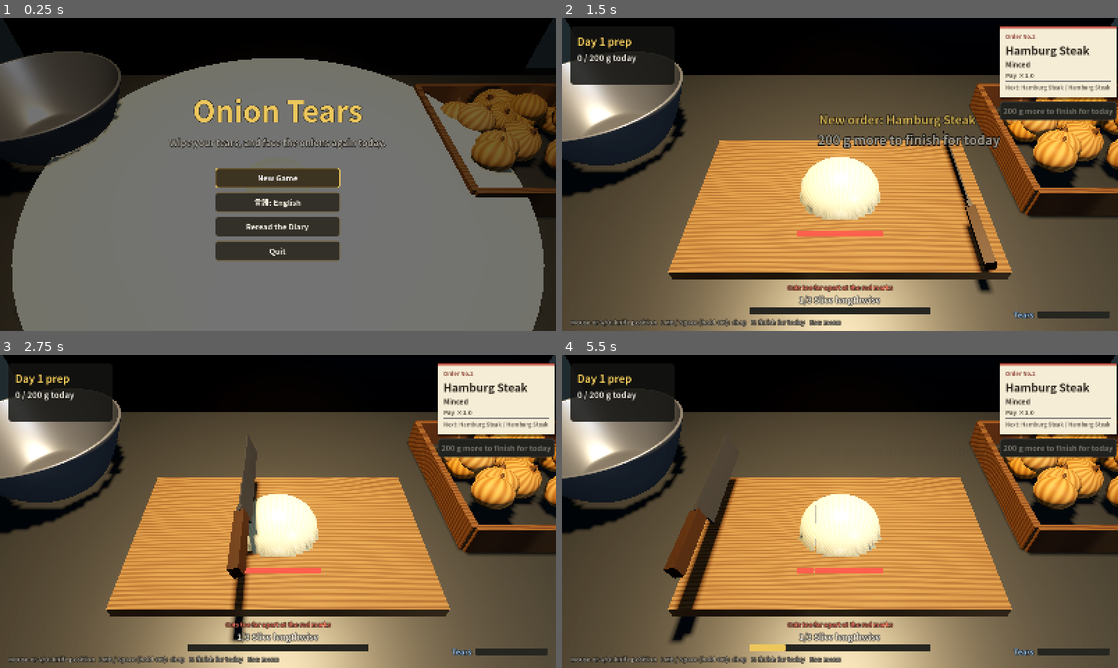
Above: before the commit, frames 1-4 (two rows, left to right).
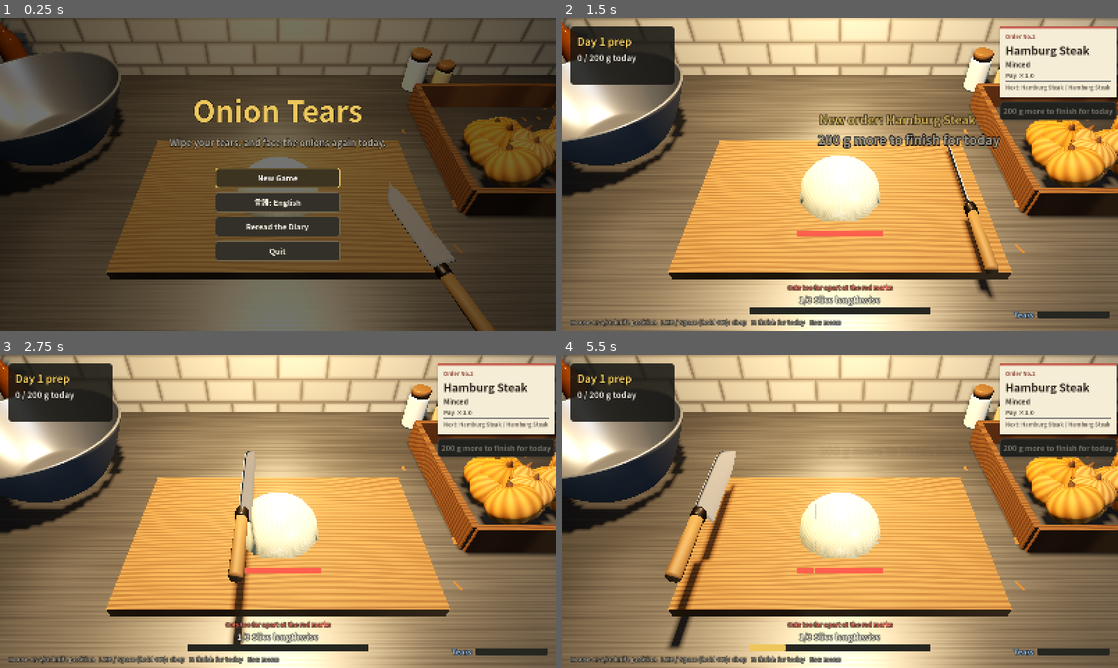
Above: after the commit, the same moments.

Repository: decopon-7/-
Game: Godot game, scene res://scenes/main.tscn
Two runs of this game, one before a commit and one after it. Both use one fixed random seed, a clock stepped at 60 frames per second and the inputs below.
Inputs (mouse positions are in pixels of both pictures, inside the frame that each line leads up to):
- Up to frame 1 (0.25 s): no input
- Up to frame 2 (1.5 s): click "New Game" at 0.5 s; tap Enter at 1.25 s; move the mouse to (962, 158) at 1.27 s; hold D (knife_right) from 1.28 s (still down); hold E (end_day) from 1.28 s (still down); click (962, 158) at 1.42 s
- Up to frame 3 (2.75 s): tap Space (chop) at 1.52 s; release D (knife_right) at 2 s; release E (end_day) at 2 s; drag from (166, 527) to (250, 574) at 2.02 s
- Up to frame 4 (5.5 s): move the mouse to (895, 442) at 2.77 s; hold D (knife_right) 2.78-3.5 s; hold E (end_day) 2.78-3.5 s; drag from (812, 574) to (673, 464) at 3.52 s; move the mouse to (1006, 558) at 4.27 s; hold A (knife_left) 4.28-5 s; hold E (end_day) 4.28-5 s; tap Space (chop) at 4.52 s; drag from (673, 464) to (756, 433) at 5.02 s

The runs differ from the first frame. In frame 1, 76% of the frame differs, in the area x 0-100%, y 0-100%; in frame 2, 65%; in frame 3, 67%; in frame 4, 67%.

Commit message:
見た目の改善（第3弾）：牛刀の包丁と台所の背景
- 包丁を牛刀の形のメッシュに（刃先の反り・峰の下がり・切刃の帯）、八角形の柄と口金
- 奥の壁にタイル、ヘアラインのステンレス調理台、手元の小物（木べら・油・瓶・ふきん・薄皮）
- 包丁の作り直しのたびに粒子ノードが増えていく不具合を修正
- タイトル画面でボウルの中身が巨大な円盤に見える不具合を修正
- 確認用スクショの称号スキン指定を、実績解除経由にして上書きされないようにした

Co-Authored-By: Claude Opus 5.5 <noreply@anthropic.com>
Claude-Session: https://claude.ai/code/session_01Fz9qy8KHkDBY9XhjKQFu2R

Diff:
--- a/scripts/dev_screenshot.gd
+++ b/scripts/dev_screenshot.gd
@@ -5,7 +5,7 @@
 #   fresh: 1回も切っていない、まっさらな玉ねぎ（回転・スケールが落ち着いた状態）
 #   complete: 1品を完成させ、ヒットストップ・きらめき演出まで通す
 #   golden: 「幸運の玉ねぎ」の見た目を確認する（本番は確率抽選、ここでは強制的に出す）
-#   knife: 包丁のLv別の見た目を確認する（--knife_lv=0〜5 で指定、省略時は5＝最大Lv）
+#   knife: 包丁のLv別の見た目を確認する（--knife_lv=0〜5 で指定、省略時は5＝最大Lv。--close=1 で横から寄る）
 #   gear: ゴーグル・フードプロセッサー・包丁をまとめて確認する
 #         （--gear_lv=0〜5 で全道具のLv、--skin=0〜3 で称号スキンを指定。省略時はLv5・称号なし）
 #   achievements: 実績一覧画面を確認する（--skin=0〜3 で称号を指定可能）
@@ -95,9 +95,16 @@
 		GameState.levels["knife"] = lv
 		main._rebuild_knife_visual()
 		main._knife_x = main.onion.global_position.x
+		if _args.get("close", "0") == "1":
+			# 包丁の形をよく見るため、確認用にカメラを横から寄せる
+			main.onion.visible = false
+			main._knife_x = 0.0
+			main.camera.look_at_from_position(Vector3(0.32, 1.12, 0.18), Vector3(0.0, 1.0, 0.03))
+			main._camera_base_transform = main.camera.global_transform
+			main.ui.hud.visible = false
 	if _frame == 20 and shot == "gear":
 		var lv := int(_args.get("gear_lv", 5))
-		GameState.skin_tier = int(_args.get("skin", 0))
+		_unlock_for_skin(int(_args.get("skin", 0)))
 		GameState.levels["knife"] = clampi(lv, 0, GameState.UPGRADES["knife"]["max"])
 		GameState.levels["goggles"] = clampi(lv, 0, GameState.UPGRADES["goggles"]["max"])
 		GameState.levels["processor"] = clampi(lv, 0, GameState.UPGRADES["processor"]["max"])
@@ -165,3 +172,16 @@
 		img.save_png(out)
 		print("saved screenshot: ", out, "  progress=", main.onion.get_progress() if main.onion else -1.0)
 		get_tree().quit()
+
+
+## 称号スキンは実績から毎回計算し直されるので（フードプロセッサーの稼働時など）、
+## skin_tier を直接書き換えるのではなく、その称号に必要な実績を解除しておく
+func _unlock_for_skin(tier: int) -> void:
+	if tier >= 1:
+		for id in GameState.BASE_ACHIEVEMENT_IDS:
+			GameState.achievements[id] = true
+	if tier >= 2:
+		GameState.achievements["day40"] = true
+	if tier >= 3:
+		GameState.achievements["grams20000"] = true
+	GameState._recompute_skin_tier()
--- a/scripts/main.gd
+++ b/scripts/main.gd
@@ -14,6 +14,9 @@
 const ControlsScript := preload("res://scripts/controls.gd")
 const CRATE_ONION_SHADER := preload("res://shaders/onion_whole.gdshader")
 const WOOD_SHADER := preload("res://shaders/wood.gdshader")
+const TILE_SHADER := preload("res://shaders/tile.gdshader")
+const STEEL_SHADER := preload("res://shaders/brushed_steel.gdshader")
+const CLOTH_SHADER := preload("res://shaders/cloth.gdshader")
 ## ボウルに溜まる、みじん切りのかけら（見た目用）の最大個数と、満タン時の散らばり半径
 const BOWL_CHUNK_COUNT := 70
 const BOWL_CHUNK_RADIUS := 0.16
@@ -745,62 +748,6 @@
 	knife.add_child(knife_visual)
 	_rebuild_knife_visual()
 
-
-## 実績で解禁する見た目の称号（0=なし/1=ゴールド/2=プラチナ/3=ダイヤ）に応じた、
-## 道具の主要パーツを丸ごと塗り替えるための素材。称号がなければ null。
-func _current_skin_mat() -> StandardMaterial3D:
-	var m: StandardMaterial3D
-	match GameState.skin_tier:
-		1:
-			m = _mat(Color(0.85, 0.7, 0.25), 0.12, 1.0)
-			m.emission_enabled = true
-			m.emission = Color(0.6, 0.45, 0.1)
-			m.emission_energy_multiplier = 0.35
-		2:
-			m = _mat(Color(0.86, 0.88, 0.92), 0.05, 1.0)
-			m.emission_enabled = true
-			m.emission = Color(0.5, 0.55, 0.6)
-			m.emission_energy_multiplier = 0.3
-		3:
-			m = _mat(Color(0.82, 0.93, 0.98), 0.03, 0.9)
-			m.emission_enabled = true
-			m.emission = Color(0.35, 0.7, 0.95)
-			m.emission_energy_multiplier = 0.55
-	return m
-
-
-## 包丁のアップグレードLvに応じて見た目を変える（地味だが、育てた実感が出るように）
-## Lv0: ふつうの包丁 → Lv上がるごとに刃が長く・輝きが増し → 最大Lvで柄口に金の縁飾り
-## さらに実績で称号（ゴールド/プラチナ/ダイヤ）を得ていれば、そちらの色を丸ごと優先する
-func _rebuild_knife_visual() -> void:
-	if knife_visual == null:
-		return
-	for c in knife_visual.get_children():
-		c.queue_free()
-	var lv: int = GameState.levels["knife"]
-	var max_lv: int = GameState.UPGRADES["knife"]["max"]
-	var t: float = float(lv) / float(max_lv)  # 0.0〜1.0
-	var skin := _current_skin_mat()
-
-	var blade_len: float = lerpf(0.22, 0.285, t)
-	var steel := skin if skin else _mat(Color(0.8, 0.81, 0.83).lerp(Color(0.86, 0.89, 0.94), t), lerpf(0.2, 0.04, t), 0.95)
-	var wood := skin if skin else _mat(Color(0.2, 0.13, 0.08).lerp(Color(0.06, 0.05, 0.06), t), lerpf(0.6, 0.3, t))
-
-	# 刃は Z 方向（奥〜手前）に伸びる。原点が刃先の線。
-	_box(knife_visual, Vector3(0.003, 0.05, blade_len), Vector3(0, 0.025, -0.04 - (blade_len - 0.22) * 0.5), steel)
-	_box(knife_visual, Vector3(0.008, 0.03, 0.015), Vector3(0, 0.035, 0.075), steel)
-	_box(knife_visual, Vector3(0.018, 0.024, 0.12), Vector3(0, 0.037, 0.14), wood)
-
-	if lv >= 3:
-		# 中間Lv以降：口金（ボルスター）を真鍮色に（称号があればそちらを優先）
-		var brass := skin if skin else _mat(Color(0.8, 0.65, 0.25), 0.25, 0.9)
-		_box(knife_visual, Vector3(0.02, 0.026, 0.01), Vector3(0, 0.037, 0.083), brass)
-	if lv >= max_lv:
-		# 最大Lv：刃の背に金のライン、柄尻に金のキャップ（職人技の一振りという貫禄）
-		var gold := skin if skin else _mat(Color(0.95, 0.78, 0.35), 0.15, 1.0)
-		_box(knife_visual, Vector3(0.0032, 0.006, blade_len - 0.01), Vector3(0, 0.049, -0.04 - (blade_len - 0.22) * 0.5), gold)
-		_box(knife_visual, Vector3(0.02, 0.026, 0.006), Vector3(0, 0.037, 0.197), gold)
-
 	chips = CPUParticles3D.new()
 	var chip_mesh := BoxMesh.new()
 	chip_mesh.size = Vector3(0.004, 0.004, 0.004)
@@ -847,6 +794,165 @@
 	_gap_mat = StandardMaterial3D.new()
 	_gap_mat.shading_mode = BaseMaterial3D.SHADING_MODE_UNSHADED
 	_gap_mat.albedo_color = Color(1.0, 0.3, 0.25)
+
+
+## 実績で解禁する見た目の称号（0=なし/1=ゴールド/2=プラチナ/3=ダイヤ）に応じた、
+## 道具の主要パーツを丸ごと塗り替えるための素材。称号がなければ null。
+func _current_skin_mat() -> StandardMaterial3D:
+	var m: StandardMaterial3D
+	match GameState.skin_tier:
+		1:
+			m = _mat(Color(0.85, 0.7, 0.25), 0.12, 1.0)
+			m.emission_enabled = true
+			m.emission = Color(0.6, 0.45, 0.1)
+			m.emission_energy_multiplier = 0.35
+		2:
+			m = _mat(Color(0.86, 0.88, 0.92), 0.05, 1.0)
+			m.emission_enabled = true
+			m.emission = Color(0.5, 0.55, 0.6)
+			m.emission_energy_multiplier = 0.3
+		3:
+			m = _mat(Color(0.82, 0.93, 0.98), 0.03, 0.9)
+			m.emission_enabled = true
+			m.emission = Color(0.35, 0.7, 0.95)
+			m.emission_energy_multiplier = 0.55
+	return m
+
+
+## 包丁のアップグレードLvに応じて見た目を変える（地味だが、育てた実感が出るように）
+## Lv0: ふつうの包丁 → Lv上がるごとに刃が長く・輝きが増し → 最大Lvで柄口に金の縁飾り
+## さらに実績で称号（ゴールド/プラチナ/ダイヤ）を得ていれば、そちらの色を丸ごと優先する
+func _rebuild_knife_visual() -> void:
+	if knife_visual == null:
+		return
+	for c in knife_visual.get_children():
+		c.queue_free()
+	var lv: int = GameState.levels["knife"]
+	var max_lv: int = GameState.UPGRADES["knife"]["max"]
+	var t: float = float(lv) / float(max_lv)  # 0.0〜1.0
+	var skin := _current_skin_mat()
+
+	var blade_len: float = lerpf(0.22, 0.285, t)
+	var steel := skin if skin else _mat(Color(0.8, 0.81, 0.83).lerp(Color(0.88, 0.9, 0.94), t), lerpf(0.24, 0.1, t), 0.72)
+	# 柄：Lv0は明るい朴（ほお）の木 → Lvが上がるほど濃い色、最大Lvは黒檀のような黒
+	var wood := skin if skin else _mat(Color(0.46, 0.33, 0.2).lerp(Color(0.07, 0.05, 0.05), t), lerpf(0.65, 0.3, t))
+	# 口金：Lv0〜2は水牛の角のような黒、Lv3以降は真鍮
+	var ferrule := skin if skin else (_mat(Color(0.8, 0.65, 0.25), 0.25, 0.9) if lv >= 3 else _mat(Color(0.08, 0.07, 0.07), 0.35))
+	for m in [steel, wood, ferrule]:
+		m.cull_mode = BaseMaterial3D.CULL_DISABLED
+
+	# 刃は Z 方向（奥〜手前）に伸びる。原点が刃先の線。かかと（柄側）は z=0.07 で固定し、Lvで前へ伸びる
+	var blade := MeshInstance3D.new()
+	blade.mesh = _knife_blade_mesh(blade_len, 0.05)
+	blade.material_override = steel
+	knife_visual.add_child(blade)
+	# 口金（柄の付け根の輪）と、八角形の和包丁の柄
+	var handle_y := 0.036
+	_loft(knife_visual, [
+		[0.072, 0.0105, 0.0125], [0.076, 0.0115, 0.0135], [0.088, 0.0115, 0.0135], [0.091, 0.0108, 0.0128],
+	], handle_y, 16, ferrule)
+	_loft(knife_visual, [
+		[0.09, 0.0098, 0.0118], [0.15, 0.0108, 0.0128], [0.205, 0.0112, 0.0132], [0.208, 0.0102, 0.0122],
+	], handle_y, 8, wood)
+	if lv >= max_lv:
+		# 最大Lv：柄尻に金のキャップ、刃の背のまっすぐな部分に金の細いライン
+		var gold := skin if skin else _mat(Color(0.95, 0.78, 0.35), 0.15, 1.0)
+		_loft(knife_visual, [
+			[0.206, 0.0104, 0.0124], [0.212, 0.0104, 0.0124], [0.214, 0.008, 0.01],
+		], handle_y, 8, gold)
+		var straight := blade_len * 0.55
+		_box(knife_visual, Vector3(0.0028, 0.0025, straight), Vector3(0, 0.0505, 0.07 - straight * 0.5), gold)
+
+
+## 牛刀の刃のメッシュ。刃線（下）はかかとからまっすぐ伸び、先の3割で反り上がって切っ先へ。
+## 峰（上）は先の4割で下がって切っ先で合流する。厚みは峰から刃先へ薄くなり、
+## 刃先の手前に角度の違う「切刃」の帯があるので、光が当たると刃先に沿って細い反射が出る。
+func _knife_blade_mesh(length: float, height: float) -> ArrayMesh:
+	var heel_z := 0.07
+	var stations := 28
+	var rows := 9
+	var st := SurfaceTool.new()
+	st.begin(Mesh.PRIMITIVE_TRIANGLES)
+	var grid := []  # [station][row] -> [y, half_thickness]
+	for i in stations + 1:
+		var u := float(i) / stations          # 0 = かかと, 1 = 切っ先
+		var belly := smoothstep(0.62, 1.0, u)
+		var edge_y := 0.009 * belly * belly
+		var spine_drop := smoothstep(0.55, 1.0, u)
+		var spine_y := lerpf(height, 0.0095, spine_drop * spine_drop)
+		var taper := lerpf(1.0, 0.25, smoothstep(0.5, 1.0, u))
+		var col := []
+		for j in rows + 1:
+			var v := float(j) / rows        # 0 = 刃先, 1 = 峰
+			var half := 0.0
+			if v < 0.16:
+				half = lerpf(0.00006, 0.0008, v / 0.16)
+			else:
+				half = lerpf(0.0008, 0.0013, (v - 0.16) / 0.84)
+			col.append([lerpf(edge_y, spine_y, v), half * taper])
+		grid.append(col)
+	var zat := func(i: int) -> float: return heel_z - length * float(i) / stations
+	for side in [-1.0, 1.0]:
+		for i in stations:
+			for j in rows:
+				var q := []
+				for c in [[i, j], [i + 1, j], [i, j + 1], [i + 1, j + 1]]:
+					var g: Array = grid[c[0]][c[1]]
+					q.append(Vector3(side * g[1], g[0], zat.call(c[0])))
+				_quad(st, q[0], q[1], q[2], q[3], side > 0.0)
+	# 峰（上面の細い帯）と、かかと（柄側の断面）
+	for i in stations:
+		var a: Array = grid[i][rows]
+		var b: Array = grid[i + 1][rows]
+		_quad(st, Vector3(-a[1], a[0], zat.call(i)), Vector3(-b[1], b[0], zat.call(i + 1)),
+				Vector3(a[1], a[0], zat.call(i)), Vector3(b[1], b[0], zat.call(i + 1)), true)
+	for j in rows:
+		var a: Array = grid[0][j]
+		var b: Array = grid[0][j + 1]
+		_quad(st, Vector3(-a[1], a[0], heel_z), Vector3(a[1], a[0], heel_z),
+				Vector3(-b[1], b[0], heel_z), Vector3(b[1], b[0], heel_z), true)
+	st.generate_normals()
+	return st.commit()
+
+
+func _quad(st: SurfaceTool, a: Vector3, b: Vector3, c: Vector3, d: Vector3, flip: bool) -> void:
+	var tris := [[a, b, c], [b, d, c]] if not flip else [[a, c, b], [b, c, d]]
+	for tri in tris:
+		for v in tri:
+			st.add_vertex(v)
+
+
+## 断面（楕円に近い多角形）を z 方向に並べてつないだ筒。rings は [z, 横の半径, 縦の半径] の並び。
+## 柄や口金に使う。sides=8 にすると和包丁らしい八角の柄になる
+func _loft(parent: Node, rings: Array, center_y: float, sides: int, material: Material) -> MeshInstance3D:
+	var st := SurfaceTool.new()
+	st.begin(Mesh.PRIMITIVE_TRIANGLES)
+	var pts := []
+	for r in rings:
+		var ring := []
+		for k in sides:
+			var ang := TAU * (float(k) + 0.5) / sides
+			ring.append(Vector3(cos(ang) * r[1], center_y + sin(ang) * r[2], r[0]))
+		pts.append(ring)
+	for i in pts.size() - 1:
+		for k in sides:
+			var k2 := (k + 1) % sides
+			_quad(st, pts[i][k], pts[i][k2], pts[i + 1][k], pts[i + 1][k2], false)
+	# 両端のふた
+	for end in [0, pts.size() - 1]:
+		var c := Vector3(0, center_y, rings[end][0])
+		for k in sides:
+			var tri := [c, pts[end][k], pts[end][(k + 1) % sides]]
+			if end == 0:
+				tri = [c, pts[end][(k + 1) % sides], pts[end][k]]
+			for v in tri:
+				st.add_vertex(v)
+	st.generate_normals()
+	var mi := MeshInstance3D.new()
+	mi.mesh = st.commit()
+	mi.material_override = material
+	parent.add_child(mi)
+	return mi
 
 
 func _build_processor() -> void:
@@ -1052,8 +1158,12 @@
 
 	# 作業台とまな板
 	_box(self, Vector3(2.2, 0.88, 0.9), Vector3(0, 0.44, 0), dark_steel)
-	_box(self, Vector3(2.3, 0.05, 1.0), Vector3(0, 0.915, 0), steel)
+	var counter_top := ShaderMaterial.new()
+	counter_top.shader = STEEL_SHADER
+	counter_top.set_shader_parameter("base_color", Color(0.44, 0.44, 0.44))
+	_box(self, Vector3(2.3, 0.05, 1.0), Vector3(0, 0.915, 0), counter_top)
 	_box(self, Vector3(0.6, 0.025, 0.36), Vector3(0, BOARD_TOP - 0.0125, 0.05), board)
+	_build_prep_corner()
 
 	# 玉ねぎのケース（右）。1個ずつ別のマテリアルにして、色味・筋の位相をばらつかせる
 	_crate(CRATE_POS + Vector3(0, -0.06, 0), Vector3(0.42, 0.14, 0.4), _wood_mat(Color(0.42, 0.27, 0.14), Color(0.25, 0.14, 0.07), 6.3))
@@ -1099,6 +1209,9 @@
 	bowl_fill.material_override = _mat(Color(0.93, 0.91, 0.8), 0.3)
 	add_child(bowl_fill)
 	_build_bowl_chunks()
+	# 作った直後は CylinderMesh の初期サイズ（半径0.5m）のままなので、
+	# 仕込みが始まる前（タイトル画面）でも空のボウルの状態にそろえておく
+	_update_bowl()
 
 	# 奥のシンク台・棚・鍋
 	_box(self, Vector3(3.6, 0.9, 0.6), Vector3(0, 0.45, -2.05), dark_steel)
@@ -1134,6 +1247,121 @@
 		add_child(pan)
 
 
+## 作業台の奥：タイル張りの壁と、壁ぎわに並ぶ調味料・木べら立て、手前の布巾、
+## 玉ねぎの薄皮のくず。ゲームの画面では上の方に映る部分で、ここが空っぽだと真っ黒な帯になる
+func _build_prep_corner() -> void:
+	var counter_y := 0.94
+	var back_z := -0.5
+	# タイルの壁（作業台の奥の辺から立ち上がる）
+	var tiles := ShaderMaterial.new()
+	tiles.shader = TILE_SHADER
+	tiles.set_shader_parameter("tile_color", Color(0.7, 0.67, 0.6))
+	_box(self, Vector3(2.3, 0.9, 0.04), Vector3(0, counter_y + 0.45, back_z - 0.02), tiles)
+	# 壁ぎわを照らす、やわらかい手元灯（画面には映らない高さに置く）
+	var shelf_light := OmniLight3D.new()
+	shelf_light.position = Vector3(0, 1.32, back_z + 0.12)
+	shelf_light.omni_range = 1.15
+	shelf_light.light_color = Color(1.0, 0.84, 0.62)
+	shelf_light.light_energy = 0.3
+	add_child(shelf_light)
+
+	var ceramic := _mat(Color(0.88, 0.85, 0.78), 0.35)
+	var terracotta := _mat(Color(0.58, 0.33, 0.22), 0.6)
+	var amber := _mat(Color(0.42, 0.22, 0.05), 0.08)
+	amber.specular = 0.9
+	var lid_wood := _mat(Color(0.45, 0.3, 0.17), 0.55)
+	var cork := _mat(Color(0.62, 0.48, 0.32), 0.9)
+	var spoon_wood := _mat(Color(0.6, 0.45, 0.28), 0.6)
+	var z := back_z + 0.08
+
+	# 左奥：素焼きの木べら立てと、木べら・おたま
+	var crock := _lathe_prop([
+		Vector2(0, 0), Vector2(0.052, 0), Vector2(0.058, 0.012), Vector2(0.06, 0.12),
+		Vector2(0.064, 0.128), Vector2(0.053, 0.128), Vector2(0.051, 0.02), Vector2(0, 0.02),
+	], terracotta, Vector3(-0.95, counter_y, z))
+	for spec in [[-0.18, 0.12, 0.30], [0.15, -0.1, 0.27], [0.03, 0.2, 0.33]]:
+		var tool := Node3D.new()
+		tool.position = Vector3(0, 0.02, 0)
+		tool.rotation = Vector3(spec[1], 0, spec[0])
+		crock.add_child(tool)
+		var handle := MeshInstance3D.new()
+		var hm := CylinderMesh.new()
+		hm.top_radius = 0.005
+		hm.bottom_radius = 0.0065
+		hm.height = spec[2]
+		handle.mesh = hm
+		handle.material_override = spoon_wood
+		handle.position.y = spec[2] * 0.5
+		tool.add_child(handle)
+		var head := MeshInstance3D.new()
+		var head_mesh := SphereMesh.new()
+		head_mesh.radius = 0.022
+		head_mesh.height = 0.044
+		head.mesh = head_mesh
+		head.scale = Vector3(1.0, 1.4, 0.35)
+		head.material_override = spoon_wood
+		head.position.y = spec[2] + 0.02
+		tool.add_child(head)
+
+	# 油の瓶（琥珀色）と、塩の壺
+	_lathe_prop([
+		Vector2(0, 0), Vector2(0.03, 0), Vector2(0.032, 0.005), Vector2(0.032, 0.14),
+		Vector2(0.026, 0.162), Vector2(0.012, 0.182), Vector2(0.011, 0.214), Vector2(0, 0.214),
+	], amber, Vector3(-0.78, counter_y, z - 0.01))
+	_lathe_prop([Vector2(0, 0.213), Vector2(0.012, 0.213), Vector2(0.012, 0.232), Vector2(0, 0.232)],
+			cork, Vector3(-0.78, counter_y, z - 0.01))
+	_jar(Vector3(-0.66, counter_y, z + 0.01), 0.038, 0.075, ceramic, lid_wood)
+
+	# 右奥：大小の保存瓶（スパイス）
+	_jar(Vector3(0.42, counter_y, z), 0.03, 0.1, ceramic, lid_wood)
+	_jar(Vector3(0.5, counter_y, z + 0.01), 0.026, 0.07, _mat(Color(0.74, 0.62, 0.42), 0.4), lid_wood)
+	_jar(Vector3(0.95, counter_y, z), 0.045, 0.12, ceramic, _mat(Color(0.25, 0.25, 0.26), 0.35, 0.8))
+
+	# 手前左：たたんだ布巾
+	var towel := ShaderMaterial.new()
+	towel.shader = CLOTH_SHADER
+	var cloth := _box(self, Vector3(0.2, 0.014, 0.13), Vector3(-0.58, counter_y + 0.007, 0.33), towel)
+	cloth.rotation.y = 0.18
+
+	# ケースのまわりに落ちた、玉ねぎの薄皮のくず
+	var skin_mat := _mat(Color(0.5, 0.3, 0.14), 0.9)
+	skin_mat.cull_mode = BaseMaterial3D.CULL_DISABLED
+	for i in 9:
+		var flake := MeshInstance3D.new()
+		var q := QuadMesh.new()
+		q.size = Vector2(rng.randf_range(0.01, 0.022), rng.randf_range(0.006, 0.014))
+		flake.mesh = q
+		flake.material_override = skin_mat
+		flake.position = Vector3(rng.randf_range(0.32, 0.9), counter_y + 0.002, rng.randf_range(-0.38, 0.24))
+		flake.rotation = Vector3(-PI / 2 + rng.randf_range(-0.25, 0.25), rng.randf_range(-PI, PI), rng.randf_range(-0.2, 0.2))
+		add_child(flake)
+
+
+## 断面の輪郭を回転させた小物（瓶・壺など）を置く
+func _lathe_prop(path: Array, material: Material, pos: Vector3) -> MeshInstance3D:
+	var typed: Array[Vector2] = []
+	for v in path:
+		typed.append(v)
+	var mi := MeshInstance3D.new()
+	mi.mesh = _lathe(typed, 32)
+	mi.material_override = material
+	mi.position = pos
+	add_child(mi)
+	return mi
+
+
+## ふた付きの保存瓶
+func _jar(pos: Vector3, radius: float, height: float, body: Material, lid: Material) -> void:
+	_lathe_prop([
+		Vector2(0, 0), Vector2(radius * 0.92, 0), Vector2(radius, radius * 0.15),
+		Vector2(radius, height * 0.9), Vector2(radius * 0.86, height), Vector2(0, height),
+	], body, pos)
+	_lathe_prop([
+		Vector2(0, height - 0.002), Vector2(radius * 0.9, height - 0.002), Vector2(radius * 0.9, height + 0.016),
+		Vector2(radius * 0.8, height + 0.02), Vector2(0, height + 0.02),
+	], lid, pos)
+
+
 ## ボウルの中身を、なめらかな1色の山ではなく、小さなかけらが積もった表面に見せる。
 ## かけら（小さな箱）を中身の一番上の面にだけ薄く散らし、_update_bowl 側で
 ## 「今の中身の高さ・広さ」に合わせてこのノードごと上下・拡縮する
--- /dev/null
+++ b/shaders/brushed_steel.gdshader
@@ -0,0 +1,35 @@
+// 作業台の天板などの、ヘアライン仕上げのステンレス。ワールド座標の X 方向に細い筋が走り、
+// ところどころに使い込んだ細かい傷とくもりがある。
+shader_type spatial;
+
+uniform vec3 base_color : source_color = vec3(0.62, 0.63, 0.64);
+uniform float metal = 0.75;
+
+varying vec3 wpos;
+
+float hash(vec2 p) {
+	return fract(sin(dot(p, vec2(127.1, 311.7))) * 43758.5453);
+}
+
+float noise(vec2 p) {
+	vec2 i = floor(p);
+	vec2 f = fract(p);
+	f = f * f * (3.0 - 2.0 * f);
+	return mix(mix(hash(i), hash(i + vec2(1, 0)), f.x),
+			mix(hash(i + vec2(0, 1)), hash(i + vec2(1, 1)), f.x), f.y);
+}
+
+void vertex() {
+	wpos = (MODEL_MATRIX * vec4(VERTEX, 1.0)).xyz;
+}
+
+void fragment() {
+	// 横方向に長く伸びた細かいノイズ＝ヘアライン
+	float hair = noise(vec2(wpos.x * 6.0, wpos.z * 1400.0)) * 0.6 + noise(vec2(wpos.x * 2.0, wpos.z * 380.0)) * 0.4;
+	// ゆるいくもり（拭き跡）
+	float smudge = noise(wpos.xz * 7.0);
+	vec3 col = base_color * (0.9 + 0.12 * hair) * (0.94 + 0.08 * smudge);
+	ALBEDO = col;
+	METALLIC = metal;
+	ROUGHNESS = 0.3 + 0.18 * hair + 0.1 * smudge;
+}
--- /dev/null
+++ b/shaders/cloth.gdshader
@@ -0,0 +1,18 @@
+// 布巾（ふきん）。生成りの布に、端寄りの2本線。UV で描くので、どの箱に貼っても縞が出る。
+shader_type spatial;
+
+uniform vec3 cloth_color : source_color = vec3(0.86, 0.83, 0.74);
+uniform vec3 stripe_color : source_color = vec3(0.62, 0.2, 0.17);
+
+float hash(vec2 p) {
+	return fract(sin(dot(p, vec2(127.1, 311.7))) * 43758.5453);
+}
+
+void fragment() {
+	float x = UV.x;
+	float stripe = step(0.12, x) * step(x, 0.16) + step(0.2, x) * step(x, 0.22);
+	// 織り目のざらつき
+	float weave = hash(floor(UV * 420.0)) * 0.08;
+	ALBEDO = mix(cloth_color, stripe_color, clamp(stripe, 0.0, 1.0)) * (0.94 + weave);
+	ROUGHNESS = 0.95;
+}
--- /dev/null
+++ b/shaders/tile.gdshader
@@ -0,0 +1,35 @@
+// 厨房の壁のタイル（サブウェイタイル）。画像は使わず、ワールド座標の X・Y から
+// 互い違いに並んだ横長タイルと目地を描く。タイルごとに少しだけ色と艶を変える。
+shader_type spatial;
+
+uniform vec3 tile_color : source_color = vec3(0.86, 0.85, 0.8);
+uniform vec3 grout_color : source_color = vec3(0.42, 0.4, 0.37);
+uniform vec2 tile_size = vec2(0.15, 0.075);
+uniform float grout = 0.0045;
+
+varying vec3 wpos;
+
+float hash(vec2 p) {
+	return fract(sin(dot(p, vec2(127.1, 311.7))) * 43758.5453);
+}
+
+void vertex() {
+	wpos = (MODEL_MATRIX * vec4(VERTEX, 1.0)).xyz;
+}
+
+void fragment() {
+	vec2 p = wpos.xy / tile_size;
+	float row = floor(p.y);
+	p.x += mod(row, 2.0) * 0.5;  // 1段ごとに半分ずらす
+	vec2 cell = floor(p);
+	vec2 f = fract(p) * tile_size;
+	// 目地からの距離（タイルの縁ほど少し丸く見えるよう、ふちに向かって暗くする）
+	float d = min(min(f.x, tile_size.x - f.x), min(f.y, tile_size.y - f.y));
+	float is_tile = smoothstep(grout * 0.5, grout, d);
+	float bevel = smoothstep(grout, grout * 3.0, d);
+	float n = hash(cell);
+	vec3 col = tile_color * (0.93 + 0.08 * n) * mix(0.82, 1.0, bevel);
+	ALBEDO = mix(grout_color, col, is_tile);
+	ROUGHNESS = mix(0.85, 0.12 + 0.1 * n, is_tile);
+	SPECULAR = mix(0.2, 0.6, is_tile);
+}
Not shown, changed: docs/STEAM_ROADMAP.md
